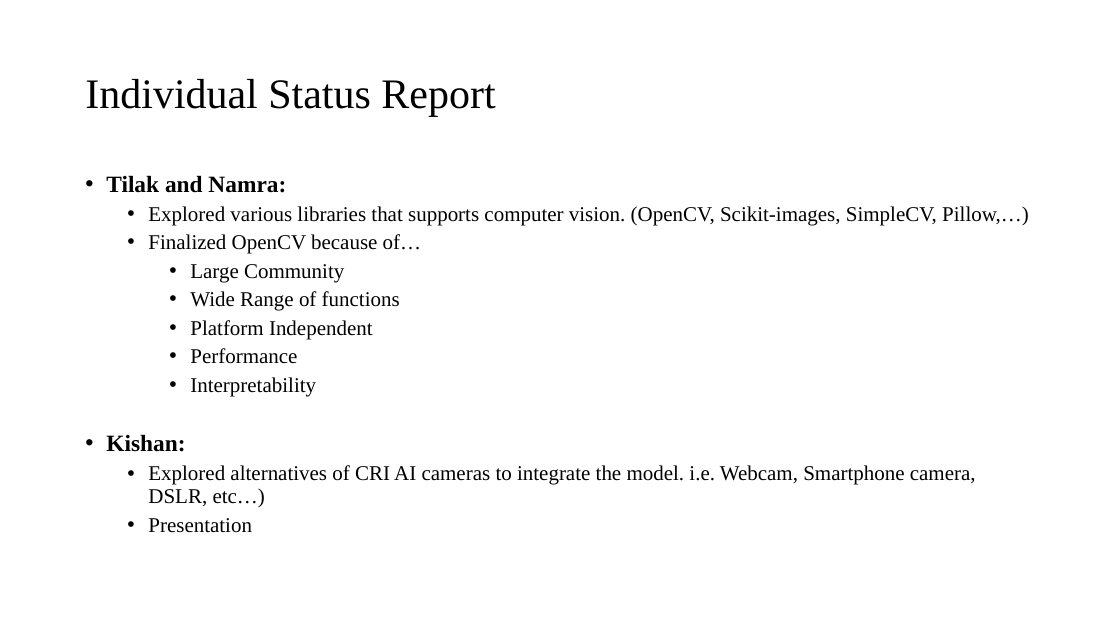
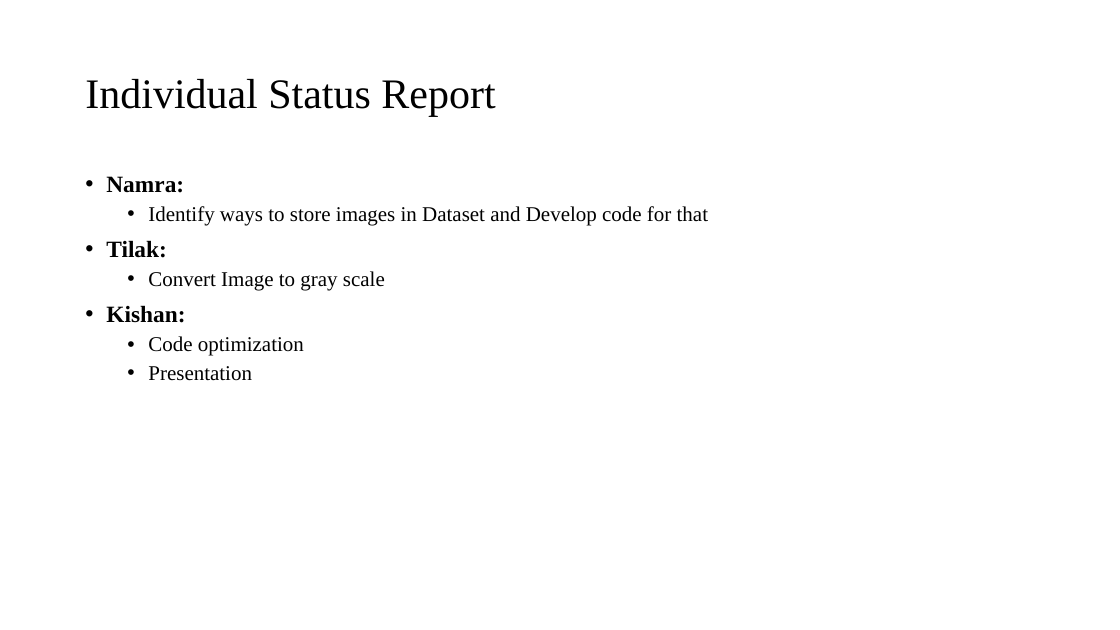
Before and after one commit to tilakpandya/Face_Recognition_Using_Thermal_Images, a slide deck: slide 6 of CRI AI Camaras.pptx. Drawn at 1120x630 pixels with LibreOffice and Linux fonts; fonts in the diff are those of the drawing; background and template pictures are left out. Boxes give left, top, right and bottom in pixels: in the first picture for what was removed or moved away, otherwise in the second. Text is boxed around its words. In the diff, an @@ line names an element or a change of style, - is before the commit and + after.

```diff
--- a/CRI AI Camaras.pptx
+++ b/CRI AI Camaras.pptx
@@ text at box(106, 176, 708, 291): text changed @@
-• Tilak and Namra:
-  • Explored various libraries that supports computer vision. (OpenCV, Scikit-images, SimpleCV, Pillow,…)
-  • Finalized OpenCV because of…
-    • Large Community
-    • Wide Range of functions
-    • Platform Independent
-    • Performance
-    • Interpretability
+• Namra:
+  • Identify ways to store images in Dataset and Develop code for that
+• Tilak:
+  • Convert Image to gray scale
@@ text at box(148, 336, 304, 356): text changed @@
-  • Explored alternatives of CRI AI cameras to integrate the model. i.e. Webcam, Smartphone camera, DSLR, etc…)
+  • Code optimization
```
Also in this commit, not shown: 3 other slides changed, 1 other file.
